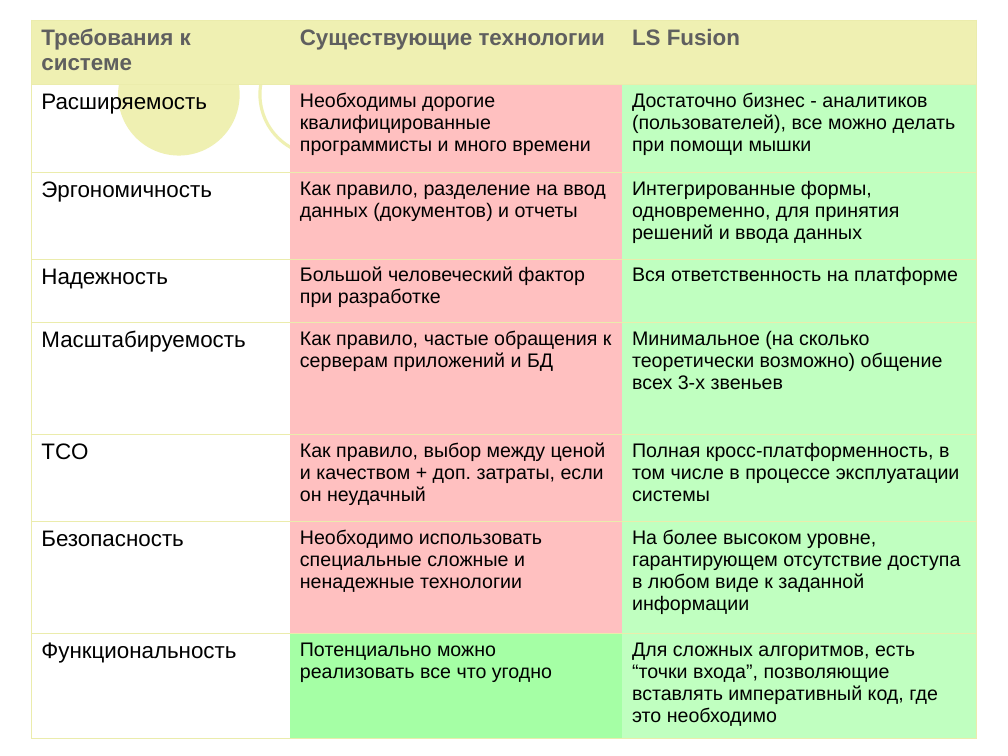
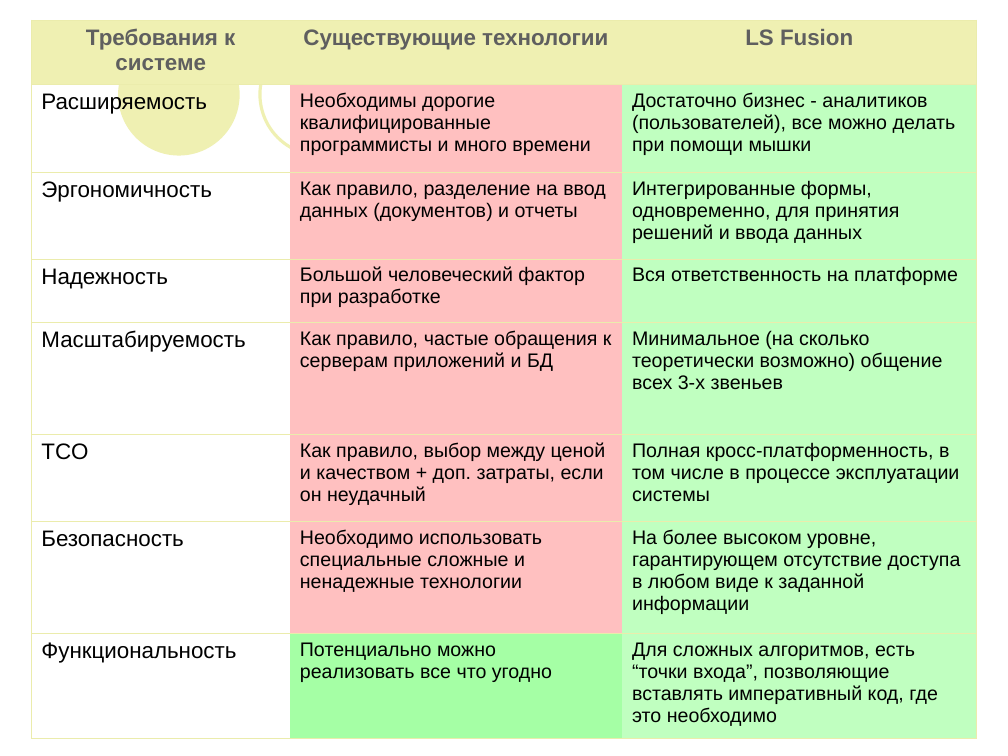
Before and after one commit to lsfusion/platform, a slide deck: slide 5 of platform/docs/Бизнес-презентация.ppt. Drawn at 1008x756 pixels with LibreOffice and Linux fonts; fonts in the diff are those of the drawing. Boxes give left, top, right and bottom in pixels: in the first picture for what was removed or moved away, otherwise in the second. Text is boxed around its words. In the diff, an @@ line names an element or a change of style, - is before the commit and + after.

```diff
--- a/platform/docs/Бизнес-презентация.ppt
+++ b/platform/docs/Бизнес-презентация.ppt
@@ table at bbox=[31, 20, 977, 738] @@
@@ alignment left to centre @@
```
Also in this commit, not shown: 3 other slides changed, 1 slide added, 5 other files.
